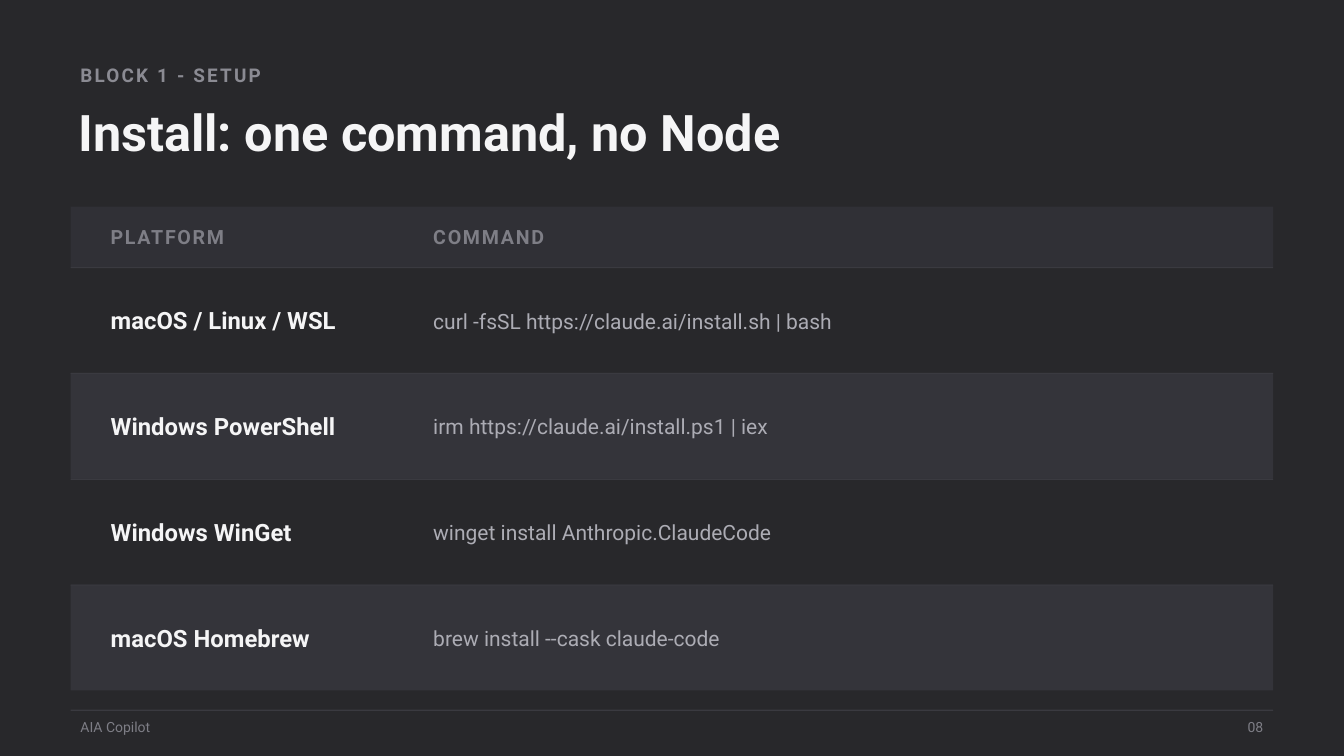
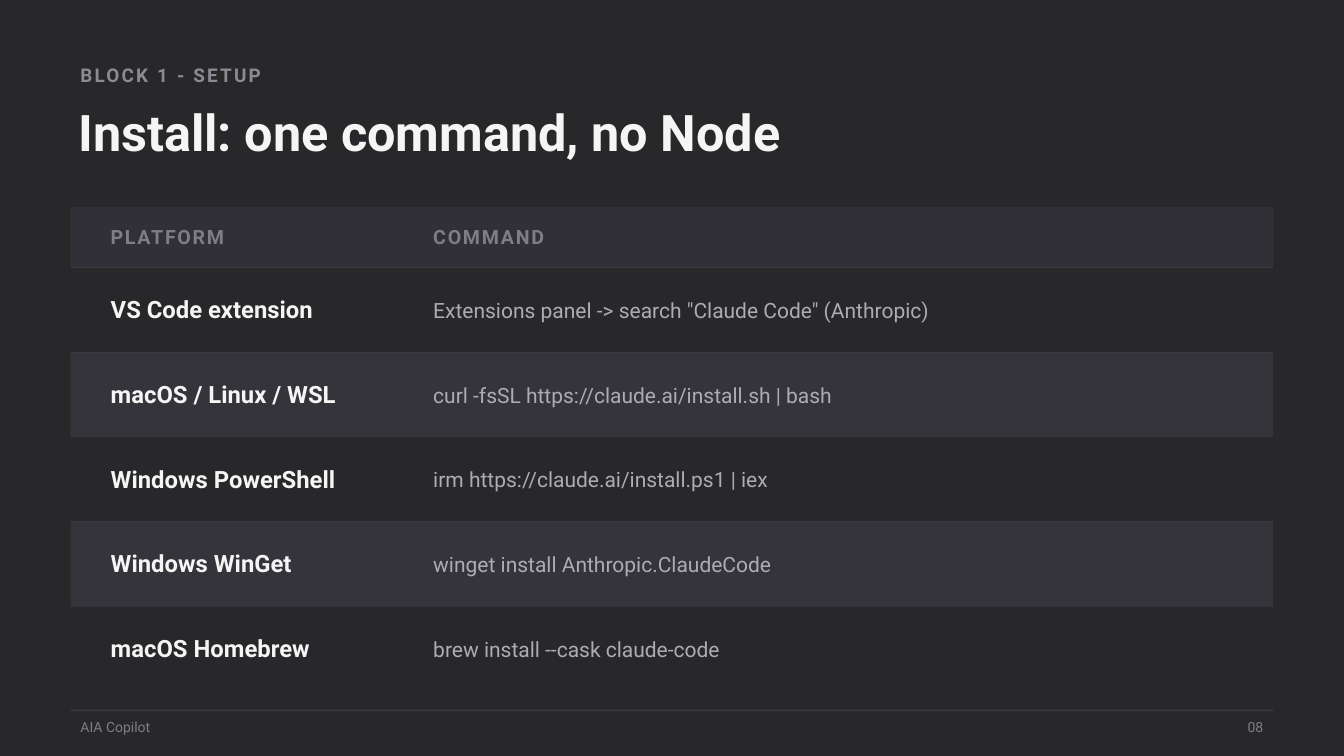
Before and after one commit to scottrhay/AIA-ClaudeCopilot, a slide deck: slide 8 of claude-code-3day/slides/Day1_Claude_Code_Fundamentals.pptx. Drawn at 1344x756 pixels with LibreOffice and Linux fonts; fonts in the diff are those of the drawing. Boxes give left, top, right and bottom in pixels: in the first picture for what was removed or moved away, otherwise in the second. Text is boxed around its words. In the diff, an @@ line names an element or a change of style, - is before the commit and + after.

Commit message:
Add cockpit orientation slide (menu = course map, terminal icons explained); VS Code extension row on the install table

```diff
--- a/claude-code-3day/slides/Day1_Claude_Code_Fundamentals.pptx
+++ b/claude-code-3day/slides/Day1_Claude_Code_Fundamentals.pptx
@@ rectangle: place and size @@
-rectangle at (71, 267, 1273, 373)
+rectangle at (71, 267, 1273, 352)
@@ text added at (111, 300, 313, 319), 17 pt, text #F5F5F6, bold @@
+VS Code extension
@@ text added at (433, 301, 929, 323), 15 pt, text #ACACB4 @@
+Extensions panel -> search "Claude Code" (Anthropic)
@@ rectangle: place and size @@
-rectangle at (71, 373, 1273, 374)
+rectangle at (71, 352, 1273, 353)
@@ rectangle: place and size @@
-rectangle at (71, 373, 1273, 479)
+rectangle at (71, 352, 1273, 437)
@@ text "macOS / Linux / WSL": place and size @@
-text "macOS / Linux / WSL" at (111, 311, 335, 330)
+text "macOS / Linux / WSL" at (111, 385, 335, 404)
@@ text "curl -fsSL https://claude.ai/install.sh | bash": place and size @@
-text "curl -fsSL https://claude.ai/install.sh | bash" at (433, 313, 832, 333)
+text "curl -fsSL https://claude.ai/install.sh | bash" at (433, 387, 832, 407)
@@ rectangle: place and size @@
-rectangle at (71, 479, 1273, 480)
+rectangle at (71, 437, 1273, 438)
@@ rectangle: place and size @@
-rectangle at (71, 479, 1273, 585)
+rectangle at (71, 437, 1273, 521)
@@ text "Windows PowerShell": place and size @@
-text "Windows PowerShell" at (111, 417, 335, 436)
+text "Windows PowerShell" at (111, 470, 335, 489)
@@ text "irm https://claude.ai/install.ps1 | iex": place and size @@
-text "irm https://claude.ai/install.ps1 | iex" at (433, 418, 768, 438)
+text "irm https://claude.ai/install.ps1 | iex" at (433, 471, 768, 491)
@@ rectangle: place and size @@
-rectangle at (71, 585, 1273, 691)
+rectangle at (71, 521, 1273, 606)
@@ rectangle added at (71, 521, 1273, 522), fill #3A3A40 @@
@@ text "Windows WinGet": place and size @@
-text "Windows WinGet" at (111, 523, 292, 542)
+text "Windows WinGet" at (111, 554, 292, 573)
@@ text "winget install Anthropic.ClaudeCode": place and size @@
-text "winget install Anthropic.ClaudeCode" at (433, 524, 771, 545)
+text "winget install Anthropic.ClaudeCode" at (433, 556, 771, 577)
@@ rectangle: place and size @@
-rectangle at (71, 585, 1273, 586)
+rectangle at (71, 606, 1273, 607)
@@ rectangle added at (71, 606, 1273, 691), fill #28282B @@
@@ text "macOS Homebrew": place and size @@
-text "macOS Homebrew" at (111, 629, 310, 648)
+text "macOS Homebrew" at (111, 639, 310, 658)
@@ text "brew install --cask claude-code": place and size @@
-text "brew install --cask claude-code" at (433, 630, 720, 646)
+text "brew install --cask claude-code" at (433, 641, 720, 657)
```
Also in this commit, not shown: 77 other slides changed, 1 slide added.
